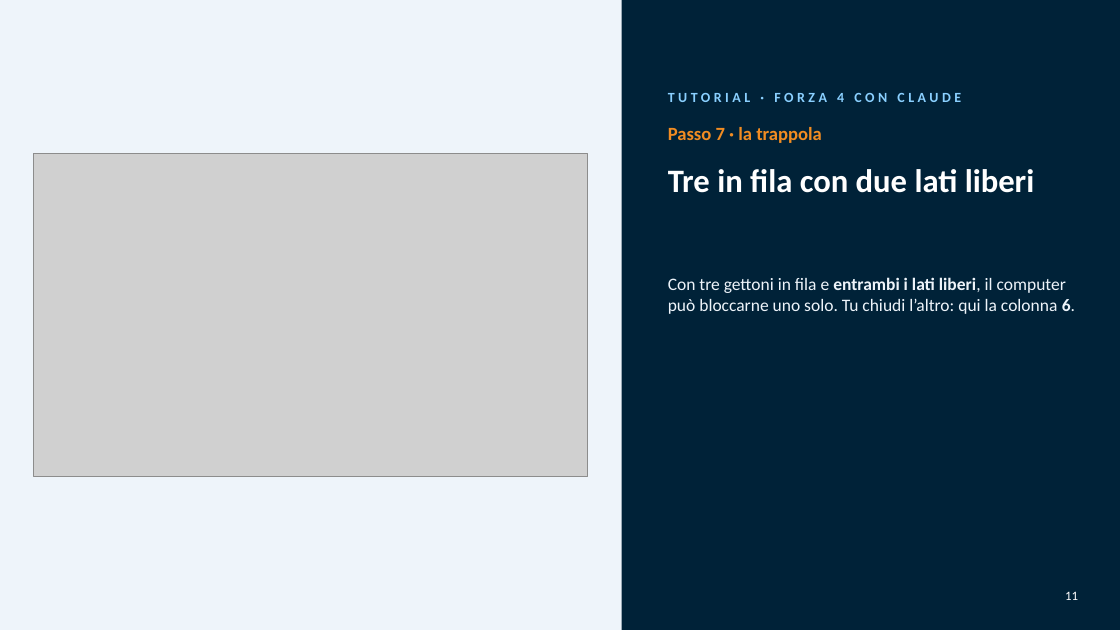
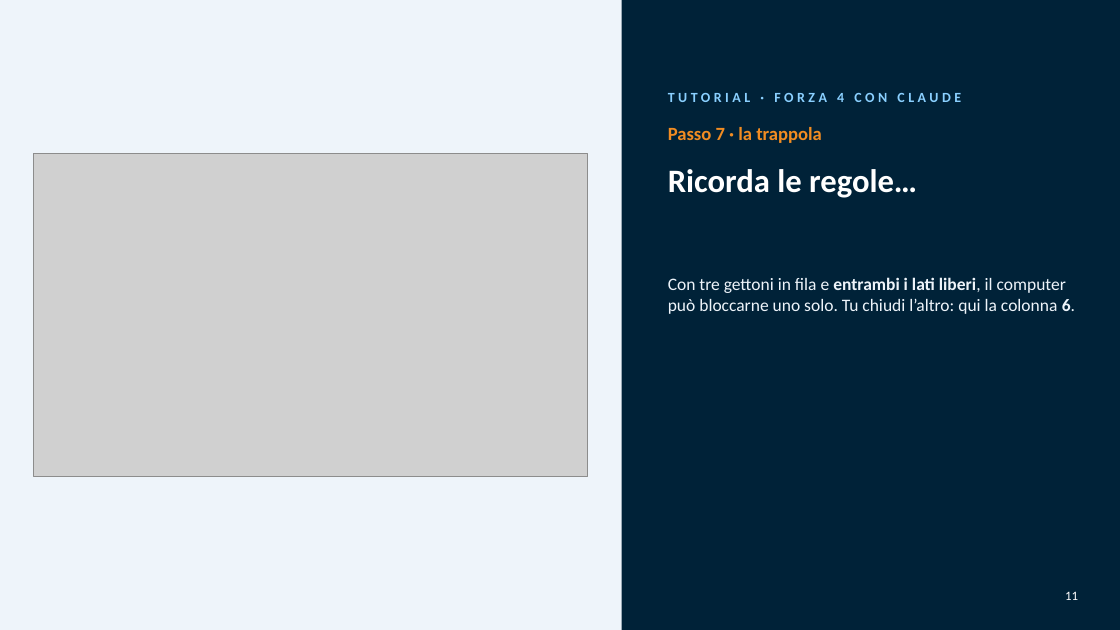
Before and after one commit to marraliEfuture/efuture_games, a slide deck: slide 11 of presentazioni/2-forza4-claude.pptx. Drawn at 1120x630 pixels with LibreOffice and Linux fonts; fonts in the diff are those of the drawing; grey boxes stand for pictures; background and template pictures are left out. Boxes give left, top, right and bottom in pixels: in the first picture for what was removed or moved away, otherwise in the second. Text is boxed around its words. In the diff, an @@ line names an element or a change of style, - is before the commit and + after.

```diff
--- a/presentazioni/2-forza4-claude.pptx
+++ b/presentazioni/2-forza4-claude.pptx
@@ title at <box>668,169,917,198</box>: text changed @@
-Tre in fila con due lati liberi
+Ricorda le regole…
```
Also in this commit, not shown: 4 other slides changed, 10 other files.
